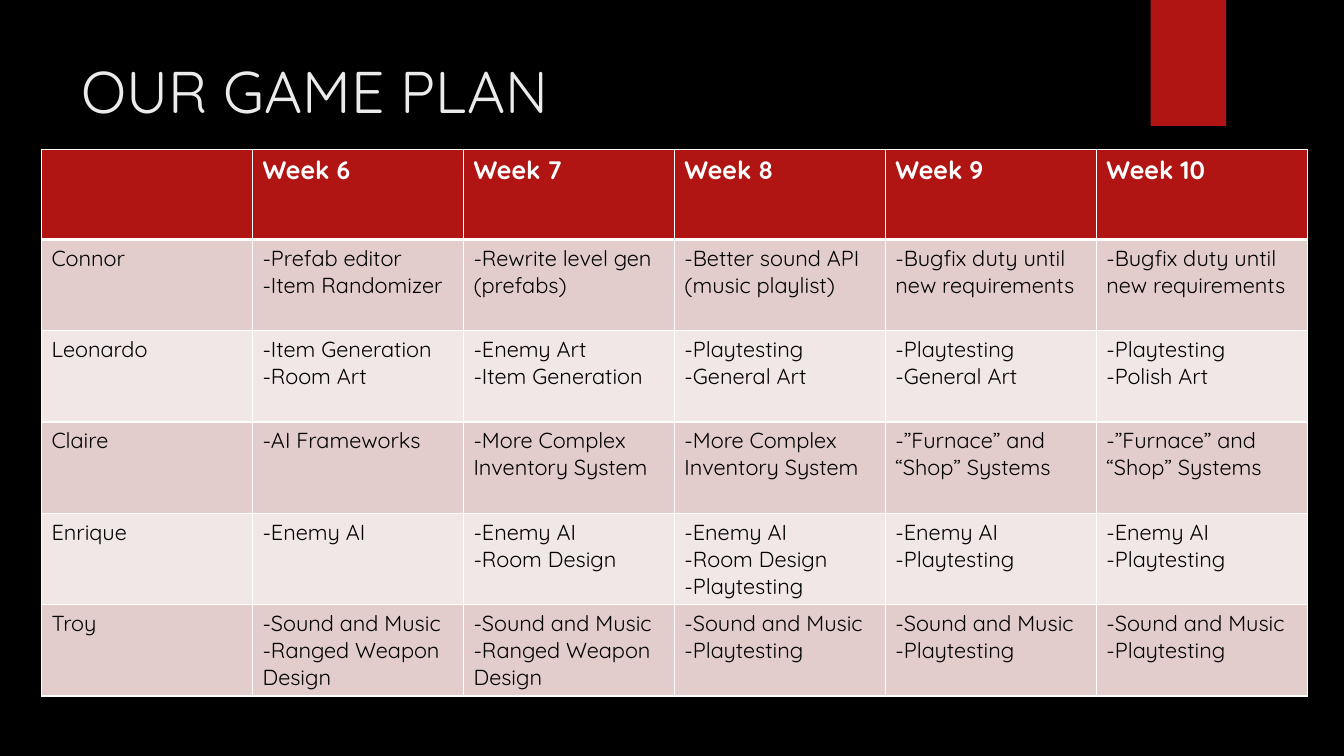
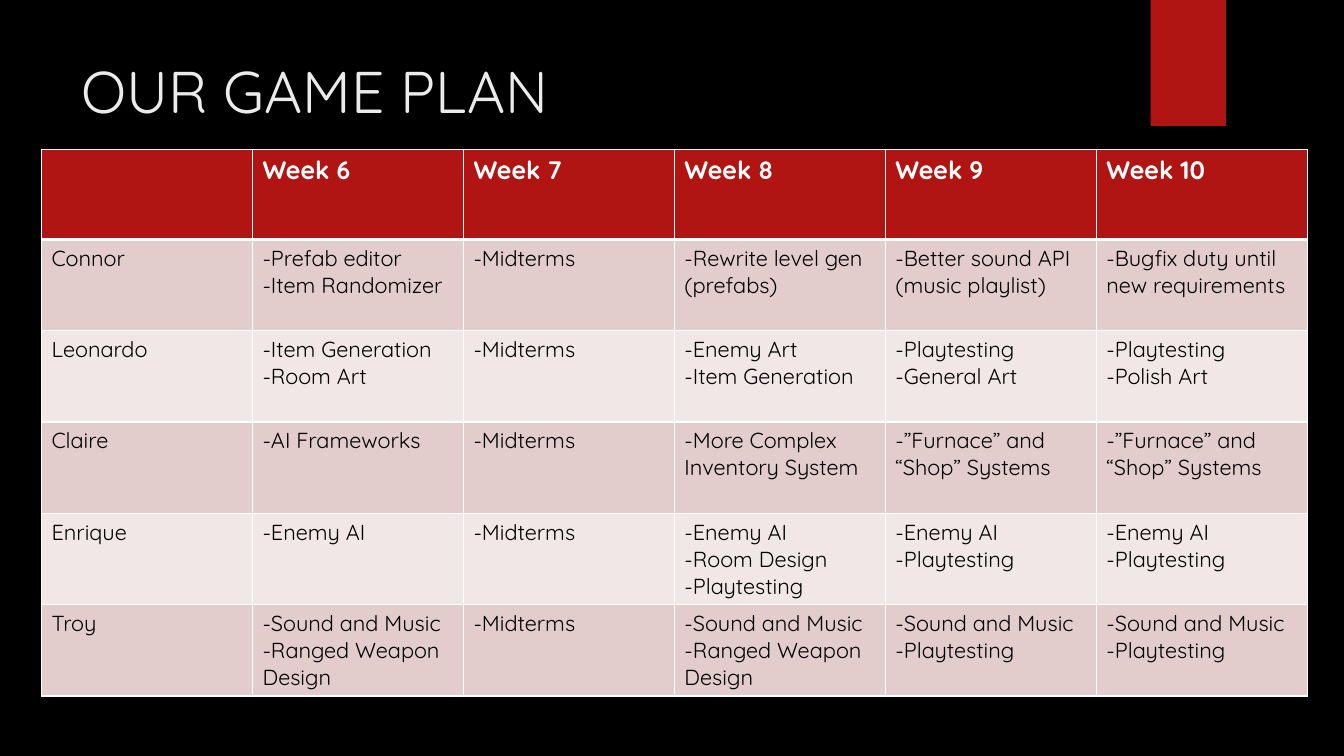
Before and after one commit to Troy8878/RougeBot, a slide deck: slide 8 of Presentations/Pre-Alpha.pptx. Drawn at 1344x756 pixels with LibreOffice and Linux fonts; fonts in the diff are those of the drawing; background and template pictures are left out. Boxes give left, top, right and bottom in pixels: in the first picture for what was removed or moved away, otherwise in the second. Text is boxed around its words. In the diff, an @@ line names an element or a change of style, - is before the commit and + after.

Commit message:
Updated PPT

```diff
--- a/Presentations/Pre-Alpha.pptx
+++ b/Presentations/Pre-Alpha.pptx
@@ table at (x1=41, y1=150, x2=1306, y2=694) @@
-row 2: Connor | -Prefab editor / -Item Randomizer | -Rewrite level gen (prefabs) | -Better sound API / (music playlist) | -Bugfix duty until new requirements | -Bugfix duty until new requirements
+row 2: Connor | -Prefab editor / -Item Randomizer | -Midterms | -Rewrite level gen (prefabs) | -Better sound API / (music playlist) | -Bugfix duty until new requirements
-row 3, column 3: -Enemy Art / -Item Generation
+row 3, column 3: -Midterms
-row 3, column 4: -Playtesting / -General Art
+row 3, column 4: -Enemy Art / -Item Generation
-row 4, column 3: -More Complex Inventory System
+row 4, column 3: -Midterms
-row 5, column 3: -Enemy AI / -Room Design
+row 5, column 3: -Midterms
-row 6, column 3: -Sound and Music / -Ranged Weapon Design
+row 6, column 3: -Midterms
-row 6, column 4: -Sound and Music / -Playtesting
+row 6, column 4: -Sound and Music / -Ranged Weapon Design
```
